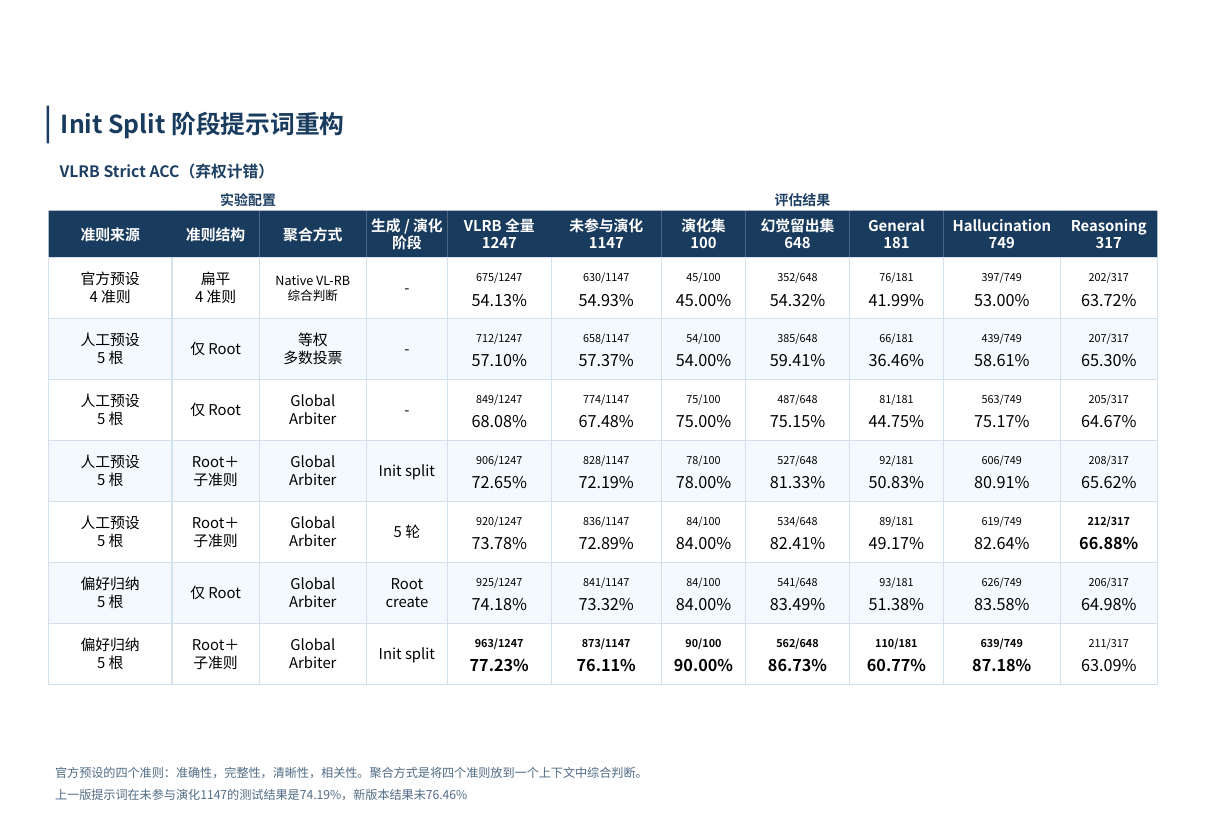
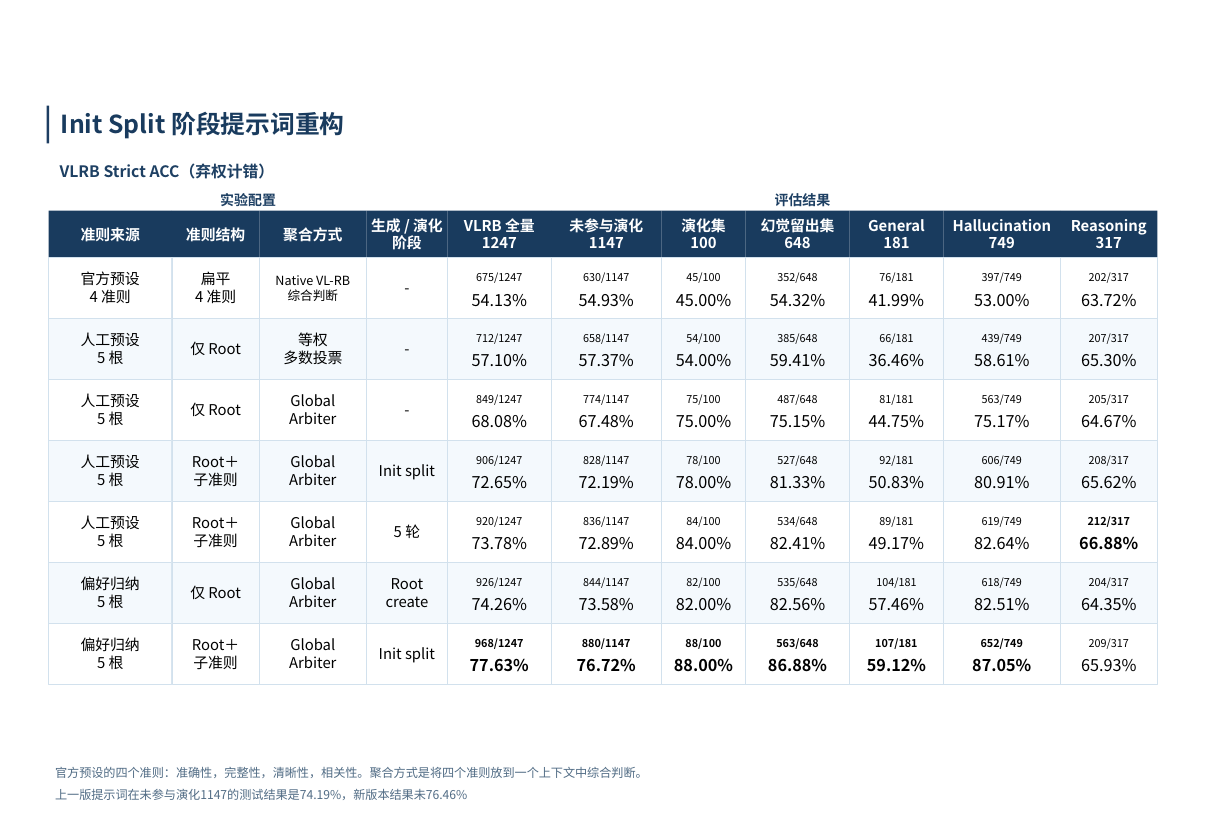
Before and after one commit to xiaoguaiwqx/02-Rubric, a slide deck: slide 18 of docs/experiments/subtree-local-reflection/framework.pptx. Drawn at 1232x817 pixels with LibreOffice and Linux fonts; fonts in the diff are those of the drawing; background and template pictures are left out. Boxes give left, top, right and bottom in pixels: in the first picture for what was removed or moved away, otherwise in the second. Text is boxed around its words. In the diff, an @@ line names an element or a change of style, - is before the commit and + after.

```diff
--- a/docs/experiments/subtree-local-reflection/framework.pptx
+++ b/docs/experiments/subtree-local-reflection/framework.pptx
@@ text at (472,598,527,610): text changed @@
-74.18%
+74.26%
@@ text at (476,577,522,588): text changed @@
-925/1247
+926/1247
@@ text at (579,598,634,610): text changed @@
-73.32%
+73.58%
@@ text at (583,577,629,588): text changed @@
-841/1147
+844/1147
@@ text at (676,598,731,611): text changed @@
-84.00%
+82.00%
@@ text at (686,577,720,588): text changed @@
-84/100
+82/100
@@ text at (770,598,825,611): text changed @@
-83.49%
+82.56%
@@ text at (777,577,817,588): text changed @@
-541/648
+535/648
@@ text at (869,598,924,610): text changed @@
-51.38%
+57.46%
@@ text at (876,577,916,588): text changed @@
-93/181
+104/181
@@ text at (974,598,1029,611): text changed @@
-83.58%
+82.51%
@@ text at (982,577,1022,588): text changed @@
-626/749
+618/749
@@ text at (1081,598,1136,611): text changed @@
-64.98%
+64.35%
@@ text at (1089,577,1129,588): text changed @@
-206/317
+204/317
@@ text at (470,658,529,672): text changed @@
-77.23%
+77.63%
@@ text at (475,638,524,649): text changed @@
-963/1247
+968/1247
@@ text at (577,658,636,672): text changed @@
-76.11%
+76.72%
@@ text at (582,638,631,649): text changed @@
-873/1147
+880/1147
@@ text at (674,658,733,672): text changed @@
-90.00%
+88.00%
@@ text at (685,638,721,649): text changed @@
-90/100
+88/100
@@ text at (768,658,827,672): text changed @@
-86.73%
+86.88%
@@ text at (867,658,926,672): text changed @@
-60.77%
+59.12%
@@ text at (875,638,917,649): text changed @@
-110/181
+107/181
@@ text at (972,658,1031,672): text changed @@
-87.18%
+87.05%
@@ text at (981,638,1023,649): text changed @@
-639/749
+652/749
@@ text at (1081,659,1136,672): text changed @@
-63.09%
+65.93%
@@ text at (1089,638,1129,649): text changed @@
-211/317
+209/317
```
Also in this commit, not shown: 14 other files.
